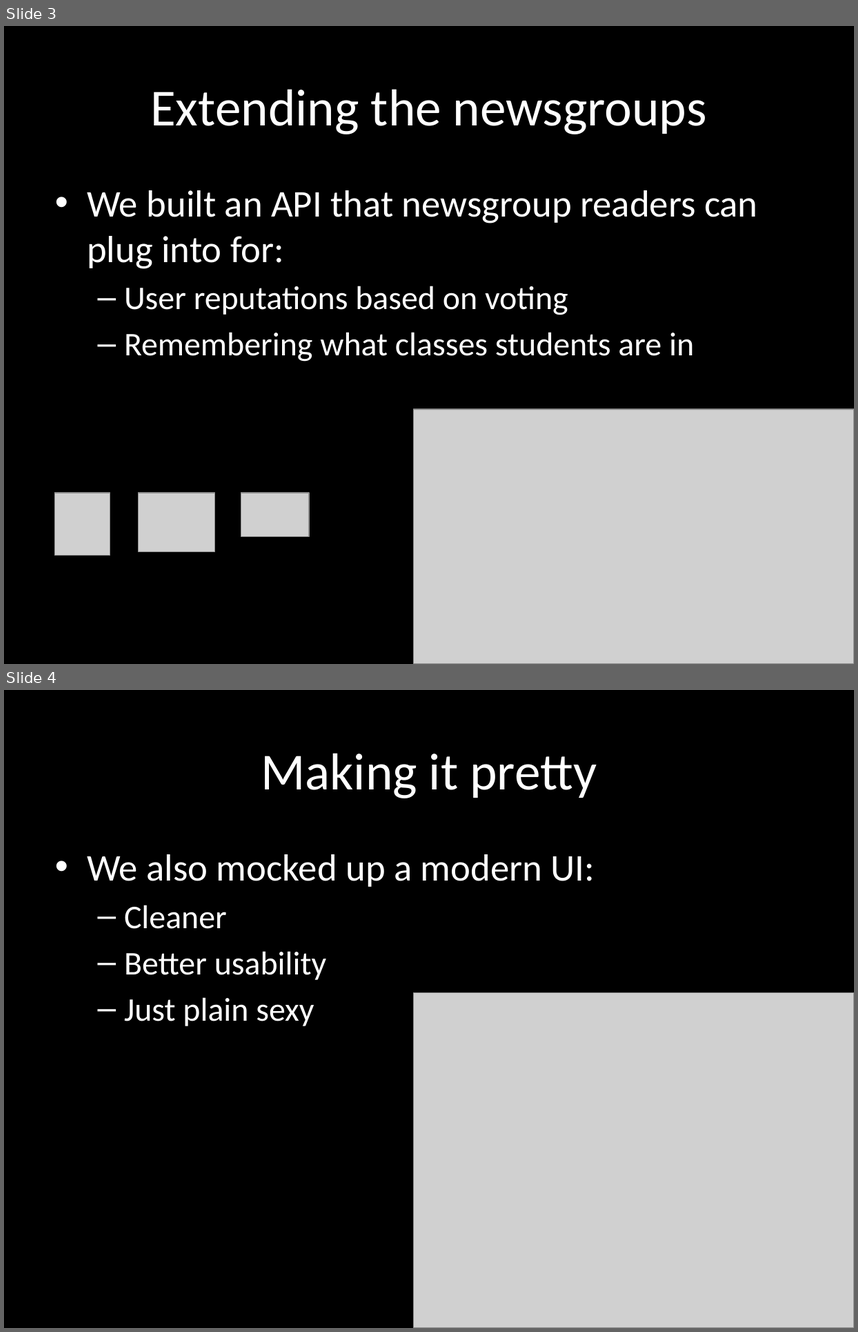
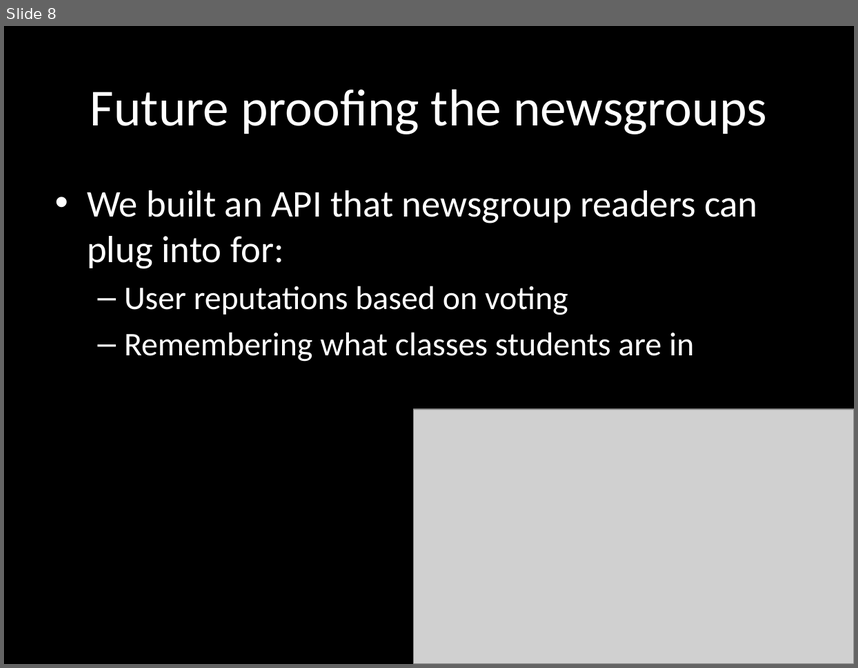
Before and after one commit to kryali/CourseOverflow, a slide deck: Presentation.pptx. Shown one above the other, each under a label of ours: slides 3 and 4 before the commit, slide 8 after it. The pictures are 858x1332 and 858x668 pixels, drawn with LibreOffice and Linux fonts; fonts in the diff are those of the drawing; grey boxes stand for pictures. Boxes give left, top, right and bottom in pixels: in the first picture for what was removed or moved away, otherwise in the second. Text is boxed around its words. In the diff, an @@ line names an element or a change of style, - is before the commit and + after.

```diff
--- a/Presentation.pptx
+++ b/Presentation.pptx
@@ slide 4 removed at <box>4,690,854,1328</box>, background #000000 @@
@@ title removed at <box>261,753,597,798</box> @@
-Making it pretty
@@ text removed at <box>87,854,595,1026</box> @@
-• We also mocked up a modern UI:
-  – Cleaner
-  – Better usability
-  – Just plain sexy
@@ picture removed at <box>414,993,854,1328</box> @@
@@ what was slide 3 is now slide 8 @@
@@ slide 8 changed as well @@
@@ title at <box>90,89,767,134</box>: text changed @@
-Extending the newsgroups
+Future proofing the newsgroups
@@ picture removed at <box>55,492,110,556</box> @@
@@ picture removed at <box>139,492,215,551</box> @@
@@ picture removed at <box>241,492,309,536</box> @@
```
Also in this commit, not shown: 5 other slides changed, 4 slides added.
